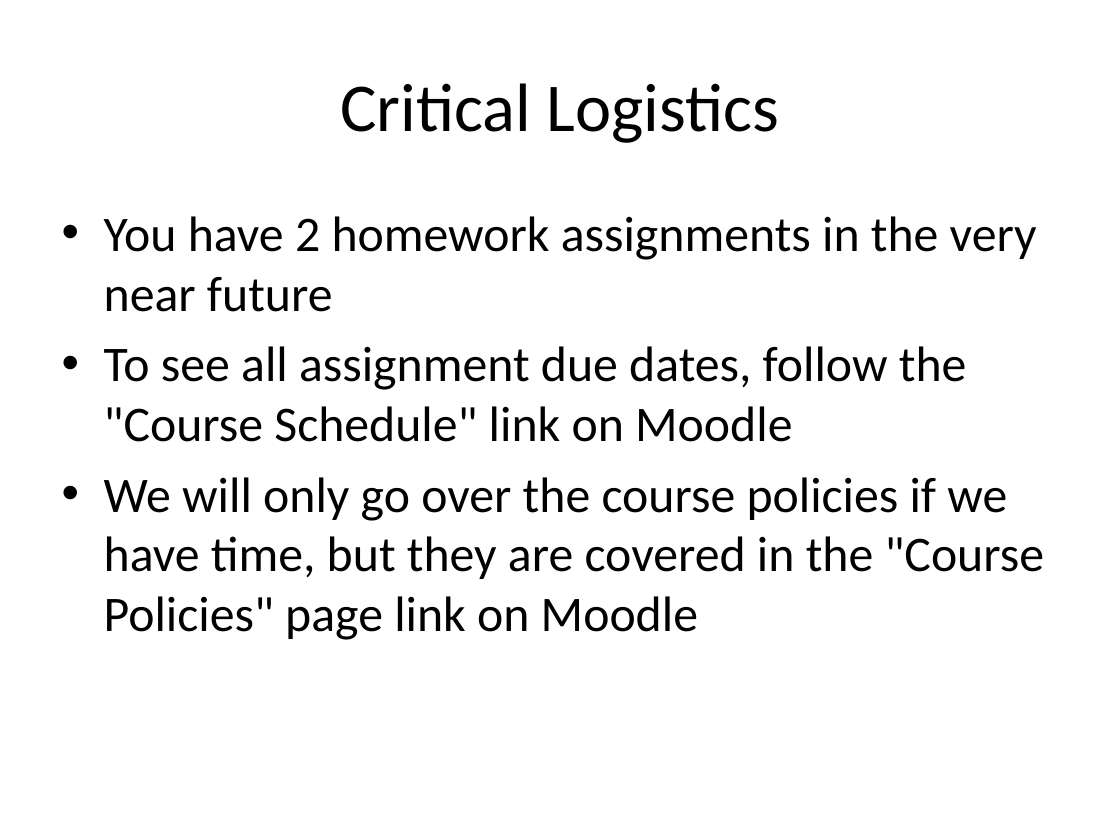
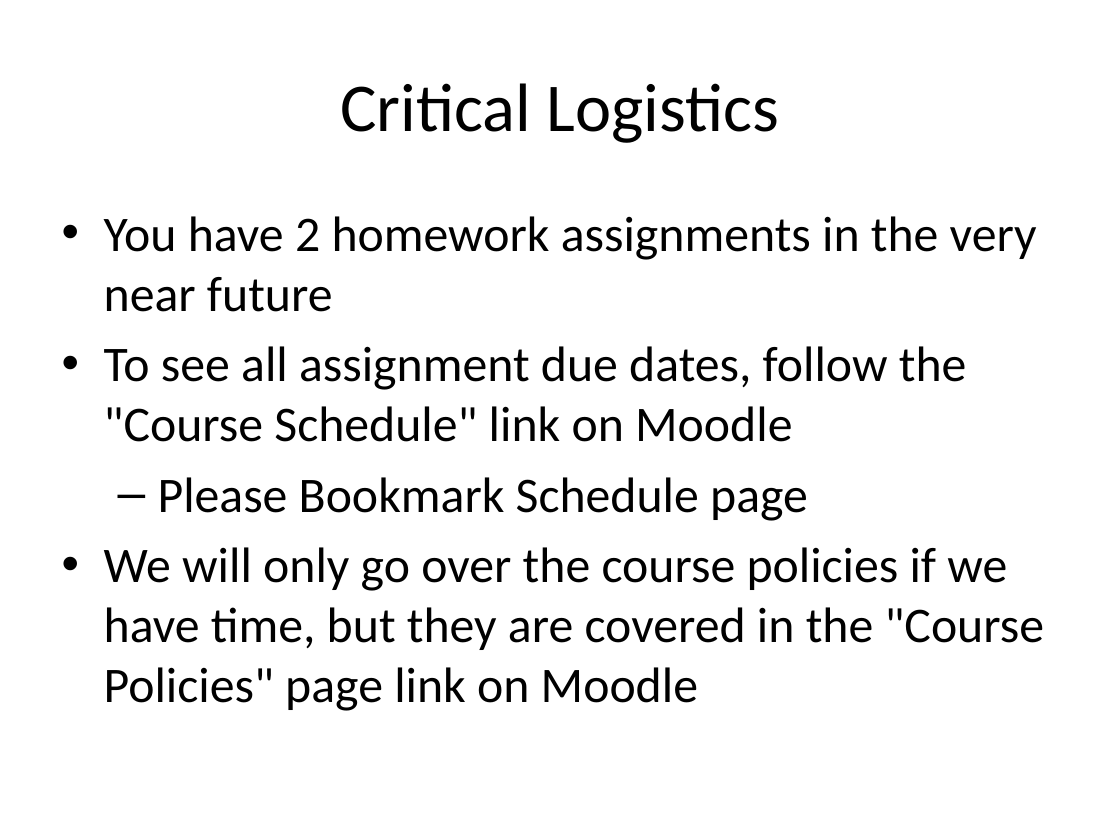
Before and after one commit to RHIT-CSSE/csse220, a slide deck: slide 24 of ClassMaterials/JavaIntro/Slides/JavaIntro.pptx (slide 20 before the commit). Drawn at 1120x840 pixels with LibreOffice and Linux fonts; fonts in the diff are those of the drawing. Boxes give left, top, right and bottom in pixels: in the first picture for what was removed or moved away, otherwise in the second. Text is boxed around its words. In the diff, an @@ line names an element or a change of style, - is before the commit and + after.

```diff
--- a/ClassMaterials/JavaIntro/Slides/JavaIntro.pptx
+++ b/ClassMaterials/JavaIntro/Slides/JavaIntro.pptx
@@ text at (158, 477, 808, 521): paragraph added @@
+  – Please Bookmark Schedule page
```
Also in this commit, not shown: 5 other slides changed, 5 slides added.
